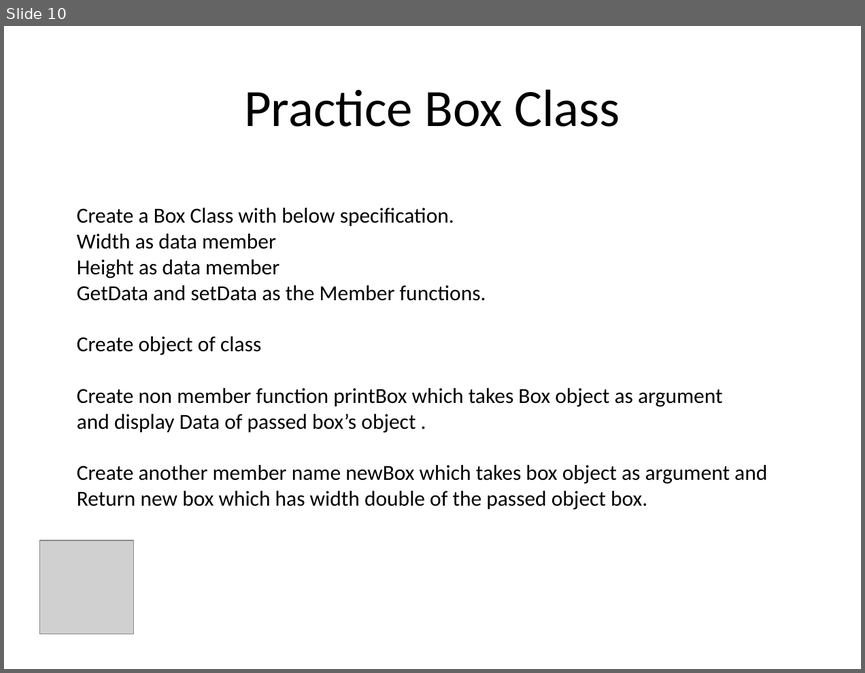
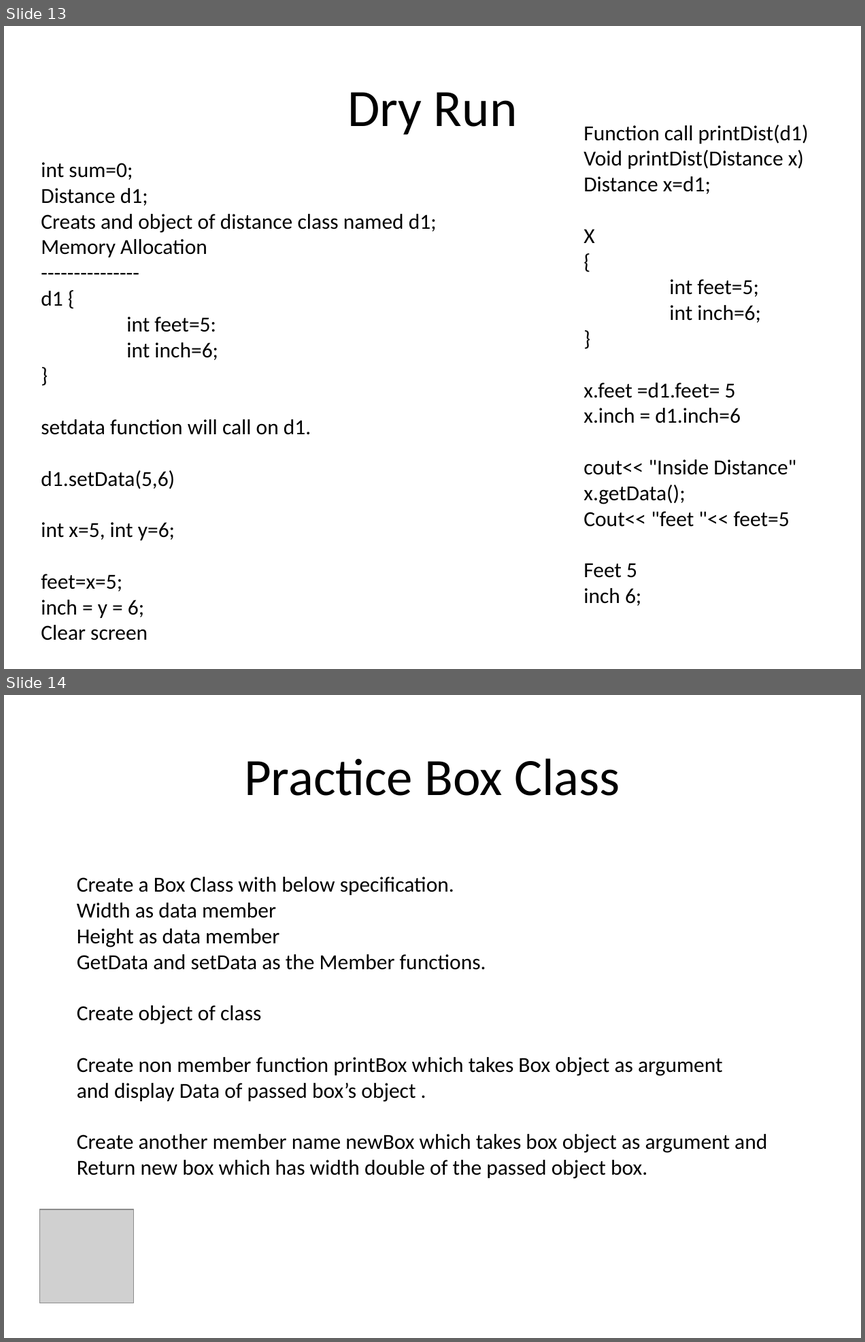
Before and after one commit to amitntrivedi/ObjectOrientedConceptsandProgramming, a slide deck: Classes And Objects/Functions CPP.pptx. Shown one above the other, each under a label of ours: slide 10 before the commit, slides 13 and 14 after it. The pictures are 865x673 and 865x1342 pixels, drawn with LibreOffice and Linux fonts; fonts in the diff are those of the drawing; grey boxes stand for pictures. Boxes give left, top, right and bottom in pixels: in the first picture for what was removed or moved away, otherwise in the second. Text is boxed around its words. In the diff, an @@ line names an element or a change of style, - is before the commit and + after.

Commit message:
Added Dry run for Function taking object as parameter

```diff
--- a/Classes And Objects/Functions CPP.pptx
+++ b/Classes And Objects/Functions CPP.pptx
@@ slide 13 added at (x1=4, y1=26, x2=861, y2=669), background #FFFFFF @@
@@ title added at (x1=347, y1=92, x2=517, y2=135), 44 pt, text #000000 @@
+Dry Run
@@ text added at (x1=583, y1=125, x2=808, y2=605), 18 pt, text #000000 @@
+Function call printDist(d1)
+Void printDist(Distance x)
+Distance x=d1;
+X
+{
+int feet=5;
+int inch=6;
+}
+x.feet =d1.feet= 5
+x.inch = d1.inch=6
+cout<< "Inside Distance"
+x.getData();
+Cout<< "feet "<< feet=5
+Feet 5
+inch 6;
@@ text added at (x1=41, y1=162, x2=436, y2=640), 18 pt, text #000000 @@
+int sum=0;
+Distance d1;
+Creats and object of distance class named d1;
+Memory Allocation
+---------------
+d1 {
+int feet=5:
+int inch=6;
+}
+setdata function will call on d1.
+d1.setData(5,6)
+int x=5, int y=6;
+feet=x=5;
+inch = y = 6;
+Clear screen
@@ what was slide 10 is now slide 14 @@
```
Also in this commit, not shown: 3 other slides added, 1 other file.
